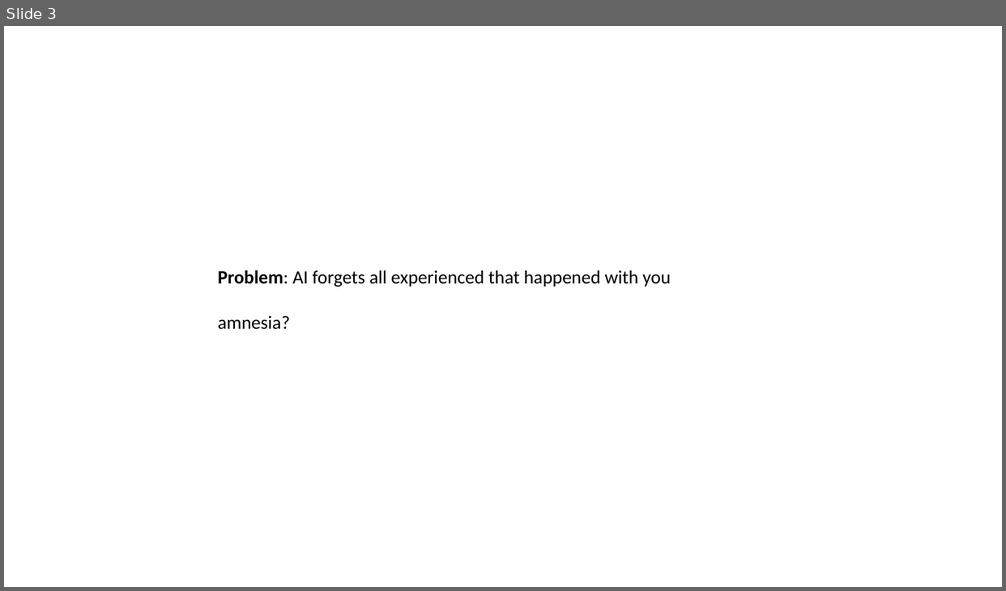
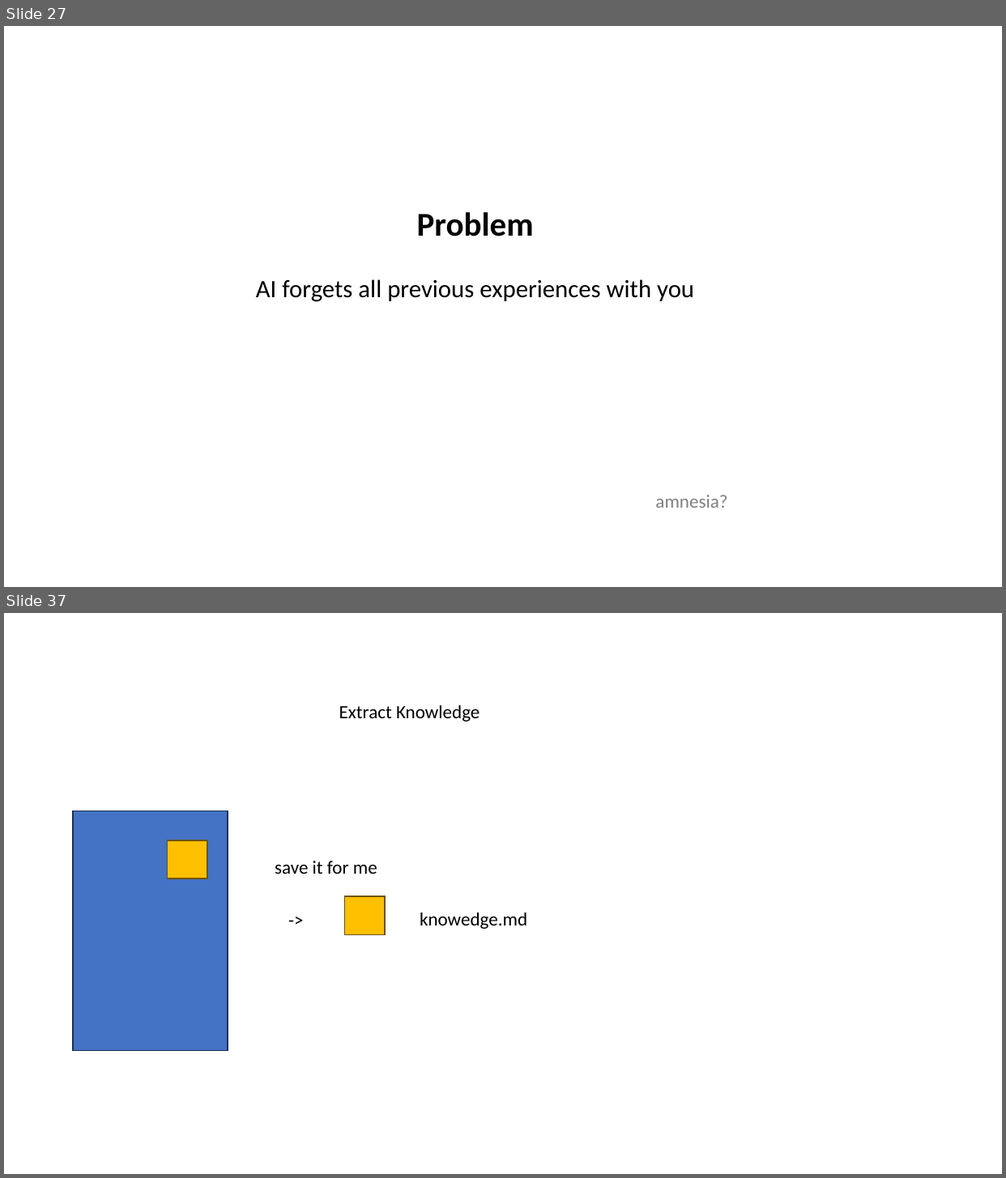
Before and after one commit to lexler/Talks, a slide deck: Slides/Core Patterns for Coding with AI.pptx. Shown one above the other, each under a label of ours: slide 3 before the commit, slides 27 and 37 after it; the slides between them are not shown. The pictures are 1006x591 and 1006x1178 pixels, drawn with LibreOffice and Linux fonts; fonts in the diff are those of the drawing. Boxes give left, top, right and bottom in pixels: in the first picture for what was removed or moved away, otherwise in the second. Text is boxed around its words. In the diff, an @@ line names an element or a change of style, - is before the commit and + after.

```diff
--- a/Slides/Core Patterns for Coding with AI.pptx
+++ b/Slides/Core Patterns for Coding with AI.pptx
@@ slide 37 added at (4, 613, 1002, 1174), background #FFFFFF @@
@@ text added at (339, 705, 479, 722), 18 pt, text #000000 @@
+Extract Knowledge
@@ rectangle added at (73, 811, 228, 1051), fill #4472C4, outline #1E3256 1 pt @@
@@ rectangle added at (167, 841, 206, 879), fill #FFC000, outline #705400 1 pt @@
@@ text added at (275, 861, 377, 874), 18 pt, text #000000 @@
+save it for me
@@ rectangle added at (345, 897, 385, 935), fill #FFC000, outline #705400 1 pt @@
@@ text added at (281, 905, 312, 935), 18 pt, text #000000 @@
+->
@@ text added at (420, 913, 527, 929), 18 pt, text #000000 @@
+knowedge.md
@@ what was slide 3 is now slide 27 @@
@@ slide 27 changed as well @@
@@ text added at (417, 212, 534, 237), 32 pt, text #000000, bold @@
+Problem
@@ text at (256, 280, 694, 302): text changed; size 18 to 24 pt @@
-Problem: AI forgets all experienced that happened with you
-amnesia?
+AI forgets all previous experiences with you
@@ text added at (655, 495, 727, 508), 18 pt, text #808080 @@
+amnesia?
```
Also in this commit, not shown: 1 other slide changed, 29 other slides added, 2 slides removed.
